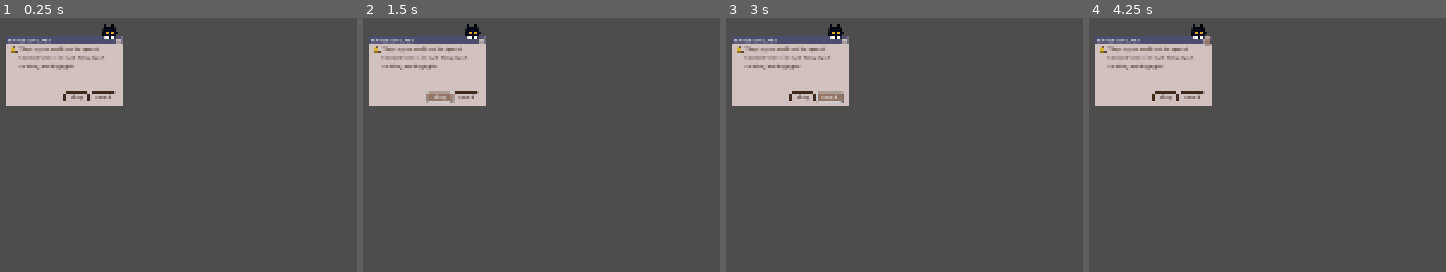
Above: before the commit, frames 1-4 (left to right).
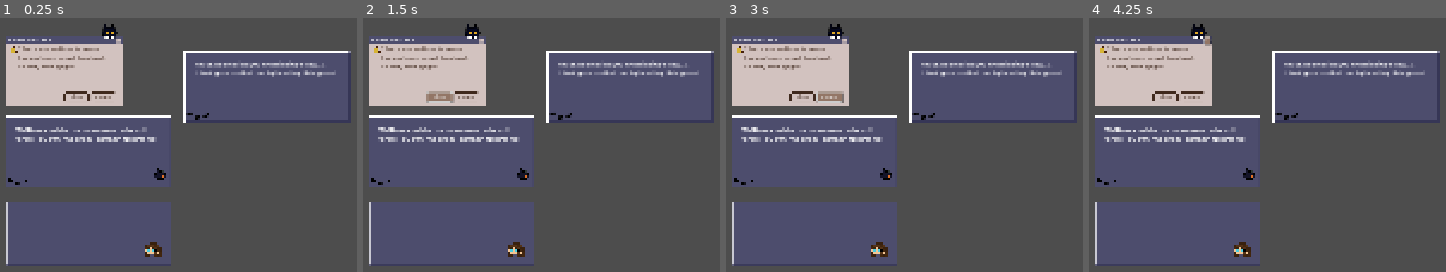
Above: after the commit, the same moments.

Repository: ISX2/KaputtMines
Game: Godot game, scene res://Scenes/menu.tscn
Same seed, same stepped clock (60 frames per second), same inputs: the game is played once before the commit and once after it. This scene is started directly instead of the project's main scene.
Inputs:
- Up to frame 1 (0.25 s): no input
- Up to frame 2 (1.5 s): click "okay" at 0.5 s; click "okay" at 1.25 s
- Up to frame 3 (3 s): click "okay" at 2 s; click "cancel" at 2.75 s
- Up to frame 4 (4.25 s): click "X" at 3.5 s

The runs differ from the first frame. In frame 1, 37% of the frame differs, in the area x 1-99%, y 7-98%; in frame 2, 37%; in frame 3, 37%; in frame 4, 37%.

Commit message:
git more stuff

Diff:
--- a/Scenes/Main.tscn
+++ b/Scenes/Main.tscn
@@ -2,11 +2,11 @@
 
 [ext_resource type="Texture2D" uid="uid://ck4dun8o1rc1j" path="res://assets/UI/Start.png" id="1_idj7w"]
 [ext_resource type="Texture2D" uid="uid://cekhdhirvx1hc" path="res://assets/UI/background_colorcorrector.png" id="2_kln2b"]
-[ext_resource type="Texture2D" uid="uid://iwa6q4ajufl" path="res://assets/dialogue/emote_normal.png" id="3_kln2b"]
+[ext_resource type="Texture2D" uid="uid://iwa6q4ajufl" path="res://assets/UI/emote_normal.png" id="3_kln2b"]
 [ext_resource type="Script" uid="uid://cr87denky8ppu" path="res://Scenes/window.gd" id="4_rgh2o"]
 
 [sub_resource type="StyleBoxFlat" id="StyleBoxFlat_rgh2o"]
-bg_color = Color(0.321569, 0.501961, 0.568627, 1)
+bg_color = Color(0.545098, 0.635294, 0.811765, 1)
 
 [sub_resource type="StyleBoxTexture" id="StyleBoxTexture_pbw6q"]
 texture = ExtResource("1_idj7w")
@@ -33,11 +33,13 @@
 color = Color(0, 0.592639, 0.594472, 1)
 
 [node name="Sprite2D" type="Sprite2D" parent="bg"]
+texture_filter = 1
 position = Vector2(960, 521)
 scale = Vector2(3, 2.89444)
 texture = ExtResource("2_kln2b")
 
 [node name="EmoteNormal" type="Sprite2D" parent="bg"]
+texture_filter = 1
 position = Vector2(101, 415)
 scale = Vector2(5.0625, 5.375)
 texture = ExtResource("3_kln2b")
@@ -64,6 +66,7 @@
 theme_override_styles/panel = SubResource("StyleBoxFlat_rgh2o")
 
 [node name="Button" type="Button" parent="bg/Panel"]
+texture_filter = 1
 layout_mode = 0
 offset_left = 4.0
 offset_top = 3.0
@@ -73,6 +76,7 @@
 text = "Start"
 
 [node name="ColorRect2" type="ColorRect" parent="bg/Panel"]
+layout_mode = 0
 offset_left = 1839.0
 offset_top = 4.0
 offset_right = 1906.0
@@ -85,7 +89,7 @@
 offset_top = 4.0
 offset_right = 1905.0
 offset_bottom = 34.0
-color = Color(0.22704, 0.372165, 0.425477, 1)
+color = Color(0.301961, 0.301961, 0.427451, 0.411765)
 
 [node name="Label" type="Label" parent="bg/Panel/ColorRect"]
 layout_mode = 0
@@ -99,4 +103,5 @@
 title = "CatMines"
 initial_position = 1
 size = Vector2i(700, 500)
+theme_override_colors/title_color = Color(0.211765, 0.211765, 0.337255, 1)
 script = ExtResource("4_rgh2o")
--- a/Scenes/menu.tscn
+++ b/Scenes/menu.tscn
@@ -1,7 +1,35 @@
-[gd_scene load_steps=6 format=3 uid="uid://cjd4sjb8ow24a"]
+[gd_scene load_steps=7 format=3 uid="uid://cjd4sjb8ow24a"]
 
 [ext_resource type="PackedScene" uid="uid://cvomhjhmowvy8" path="res://assets/UI/Error_message.tscn" id="1_xhh6f"]
 [ext_resource type="Texture2D" uid="uid://3q5ruyevcu4e" path="res://assets/UI/cat_hold.png" id="2_cayip"]
+[ext_resource type="Texture2D" uid="uid://dtcdxjfaoowu8" path="res://assets/UI/Dialogue box.png" id="3_cayip"]
+
+[sub_resource type="Animation" id="Animation_wwsa2"]
+length = 0.001
+tracks/0/type = "value"
+tracks/0/imported = false
+tracks/0/enabled = true
+tracks/0/path = NodePath(".:position")
+tracks/0/interp = 1
+tracks/0/loop_wrap = true
+tracks/0/keys = {
+"times": PackedFloat32Array(0),
+"transitions": PackedFloat32Array(1),
+"update": 0,
+"values": [Vector2(502, 80)]
+}
+tracks/1/type = "value"
+tracks/1/imported = false
+tracks/1/enabled = true
+tracks/1/path = NodePath(".:visible")
+tracks/1/interp = 1
+tracks/1/loop_wrap = true
+tracks/1/keys = {
+"times": PackedFloat32Array(0),
+"transitions": PackedFloat32Array(1),
+"update": 1,
+"values": [true]
+}
 
 [sub_resource type="Animation" id="Animation_158mb"]
 resource_name = "appear"
@@ -31,33 +59,6 @@
 "values": [false, true]
 }
 
-[sub_resource type="Animation" id="Animation_wwsa2"]
-length = 0.001
-tracks/0/type = "value"
-tracks/0/imported = false
-tracks/0/enabled = true
-tracks/0/path = NodePath(".:position")
-tracks/0/interp = 1
-tracks/0/loop_wrap = true
-tracks/0/keys = {
-"times": PackedFloat32Array(0),
-"transitions": PackedFloat32Array(1),
-"update": 0,
-"values": [Vector2(502, 80)]
-}
-tracks/1/type = "value"
-tracks/1/imported = false
-tracks/1/enabled = true
-tracks/1/path = NodePath(".:visible")
-tracks/1/interp = 1
-tracks/1/loop_wrap = true
-tracks/1/keys = {
-"times": PackedFloat32Array(0),
-"transitions": PackedFloat32Array(1),
-"update": 1,
-"values": [true]
-}
-
 [sub_resource type="AnimationLibrary" id="AnimationLibrary_jsrd8"]
 _data = {
 &"RESET": SubResource("Animation_wwsa2"),
@@ -81,3 +82,17 @@
 libraries = {
 &"": SubResource("AnimationLibrary_jsrd8")
 }
+
+[node name="dialogue" type="Sprite2D" parent="."]
+position = Vector2(881, 206.5)
+scale = Vector2(1, 0.855)
+texture = ExtResource("3_cayip")
+
+[node name="Label" type="Label" parent="dialogue"]
+offset_left = -173.0
+offset_top = -73.0994
+offset_right = 165.0
+offset_bottom = 65.9006
+text = "Oh! It seems like you are missing a key... I think you can find one by beating this game!"
+autowrap_mode = 2
+metadata/_edit_use_anchors_ = true
--- a/assets/UI/Error_message.tscn
+++ b/assets/UI/Error_message.tscn
@@ -1,10 +1,14 @@
-[gd_scene load_steps=13 format=3 uid="uid://cvomhjhmowvy8"]
+[gd_scene load_steps=20 format=3 uid="uid://cvomhjhmowvy8"]
 
 [ext_resource type="Texture2D" uid="uid://b7av0uxftss40" path="res://assets/UI/Error_bg.png" id="1_3mtei"]
 [ext_resource type="StyleBox" uid="uid://bvdu0xasux5o0" path="res://assets/ressources/normal_button.tres" id="1_wyq3e"]
 [ext_resource type="Texture2D" uid="uid://d1eabx5cfc8nl" path="res://assets/UI/icon_redno.png" id="3_8l3j3"]
 [ext_resource type="Texture2D" uid="uid://bl2ja0bwtv7h0" path="res://assets/UI/icon_blue_i.png" id="3_610lp"]
 [ext_resource type="Texture2D" uid="uid://b6hhjknhdpyyw" path="res://assets/UI/icon_warning.png" id="4_lolpo"]
+[ext_resource type="Texture2D" uid="uid://de5s2h38tmuty" path="res://assets/UI/Dialogue box2.png" id="6_6avjw"]
+[ext_resource type="Texture2D" uid="uid://cuu4um77si0yw" path="res://assets/UI/female_confused.png" id="7_75ftt"]
+[ext_resource type="Texture2D" uid="uid://c3a5pcen5wjh6" path="res://assets/UI/emote_appy.png" id="9_6avjw"]
+[ext_resource type="Texture2D" uid="uid://dtcdxjfaoowu8" path="res://assets/UI/Dialogue box.png" id="9_oo5s7"]
 
 [sub_resource type="StyleBoxFlat" id="StyleBoxFlat_wyq3e"]
 bg_color = Color(0.576471, 0.462745, 0.4, 1)
@@ -39,6 +43,44 @@
 [sub_resource type="LabelSettings" id="LabelSettings_610lp"]
 font_size = 12
 font_color = Color(0.262745, 0.176471, 0.133333, 1)
+
+[sub_resource type="Animation" id="Animation_75ftt"]
+resource_name = "confused"
+length = 2.0
+loop_mode = 1
+tracks/0/type = "value"
+tracks/0/imported = false
+tracks/0/enabled = true
+tracks/0/path = NodePath("character:frame")
+tracks/0/interp = 1
+tracks/0/loop_wrap = true
+tracks/0/keys = {
+"times": PackedFloat32Array(0.0333333, 0.466667, 0.9, 1.33333),
+"transitions": PackedFloat32Array(1, 1, 1, 1),
+"update": 1,
+"values": [0, 1, 2, 3]
+}
+
+[sub_resource type="Animation" id="Animation_pk5nw"]
+length = 0.001
+tracks/0/type = "value"
+tracks/0/imported = false
+tracks/0/enabled = true
+tracks/0/path = NodePath("character:frame")
+tracks/0/interp = 1
+tracks/0/loop_wrap = true
+tracks/0/keys = {
+"times": PackedFloat32Array(0),
+"transitions": PackedFloat32Array(1),
+"update": 1,
+"values": [0]
+}
+
+[sub_resource type="AnimationLibrary" id="AnimationLibrary_oo5s7"]
+_data = {
+&"RESET": SubResource("Animation_pk5nw"),
+&"confused": SubResource("Animation_75ftt")
+}
 
 [node name="Control" type="Control"]
 layout_mode = 3
@@ -135,6 +177,8 @@
 shortcut_keys_enabled = false
 
 [node name="POP-UP_warning" type="NinePatchRect" parent="."]
+texture_filter = 1
+layout_mode = 0
 offset_right = 283.0
 offset_bottom = 166.0
 size_flags_vertical = 4
@@ -143,6 +187,7 @@
 axis_stretch_vertical = 2
 
 [node name="exit" type="Button" parent="POP-UP_warning"]
+texture_filter = 1
 layout_mode = 1
 anchors_preset = -1
 anchor_left = 0.936
@@ -165,6 +210,7 @@
 texture = ExtResource("4_lolpo")
 
 [node name="Button" type="Button" parent="POP-UP_warning"]
+texture_filter = 1
 layout_mode = 0
 offset_left = 142.0
 offset_top = 135.0
@@ -173,6 +219,7 @@
 text = "okay"
 
 [node name="Button2" type="Button" parent="POP-UP_warning"]
+texture_filter = 1
 layout_mode = 0
 offset_left = 207.0
 offset_top = 135.0
@@ -181,6 +228,7 @@
 text = "cancel"
 
 [node name="title" type="Label" parent="POP-UP_warning"]
+texture_filter = 1
 layout_mode = 1
 anchors_preset = -1
 anchor_left = 0.067
@@ -196,6 +244,7 @@
 autowrap_mode = 2
 
 [node name="text" type="Label" parent="POP-UP_warning"]
+texture_filter = 1
 layout_mode = 1
 anchors_preset = -1
 anchor_left = 0.117
@@ -287,3 +336,53 @@
 autowrap_mode = 2
 
 [node name="AnimationPlayer" type="AnimationPlayer" parent="."]
+
+[node name="dialogue user" type="Sprite2D" parent="."]
+position = Vector2(201, 473)
+scale = Vector2(1, 0.787062)
+texture = ExtResource("6_6avjw")
+
+[node name="character" type="Sprite2D" parent="dialogue user"]
+texture_filter = 1
+position = Vector2(152, 52.0925)
+texture = ExtResource("7_75ftt")
+hframes = 4
+
+[node name="Label" type="Label" parent="dialogue user"]
+texture_filter = 1
+anchors_preset = -1
+anchor_top = 0.000497017
+anchor_bottom = -0.474503
+offset_left = -173.0
+offset_top = -73.0994
+offset_right = 165.0
+offset_bottom = 65.9006
+text = "What??"
+autowrap_mode = 2
+metadata/_edit_use_anchors_ = true
+
+[node name="AnimationPlayer" type="AnimationPlayer" parent="dialogue user"]
+libraries = {
+&"": SubResource("AnimationLibrary_oo5s7")
+}
+
+[node name="dialogue cat" type="Sprite2D" parent="."]
+position = Vector2(200, 278)
+scale = Vector2(1, 0.855)
+texture = ExtResource("9_oo5s7")
+
+[node name="Label" type="Label" parent="dialogue cat"]
+texture_filter = 1
+offset_left = -173.0
+offset_top = -73.0994
+offset_right = 165.0
+offset_bottom = 65.9006
+text = "Oh! It seems like you are missing a key... I think you can find one by beating this game!"
+autowrap_mode = 2
+metadata/_edit_use_anchors_ = true
+
+[node name="EmoteAppy" type="Sprite2D" parent="."]
+texture_filter = 1
+position = Vector2(371, 332)
+scale = Vector2(2.4375, 2.4375)
+texture = ExtResource("9_6avjw")
--- /dev/null
+++ b/assets/UI/animated_sprite_2d.gd
@@ -0,0 +1,2 @@
+extends AnimatedSprite2D
+$AnimatedSprite2D.female_confused = load(“animation”)
Binary file added: assets/UI/Dialogue box2.png
Not shown, added: assets/UI/Dialogue box2.png.import
Not shown, added: assets/UI/animated_sprite_2d.gd.uid
